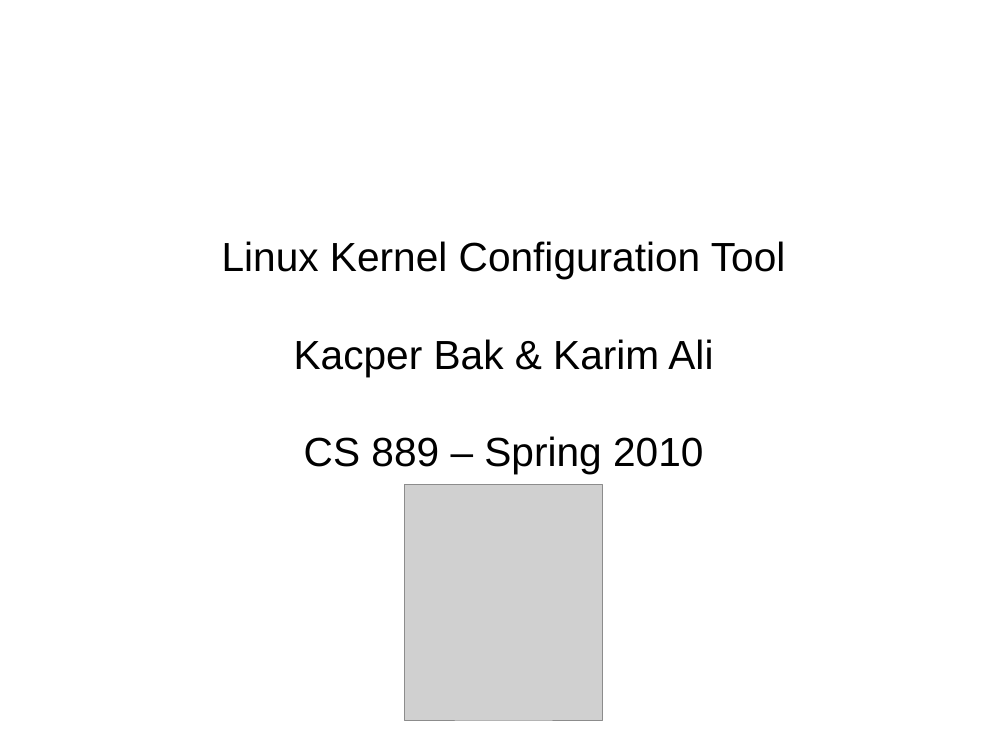
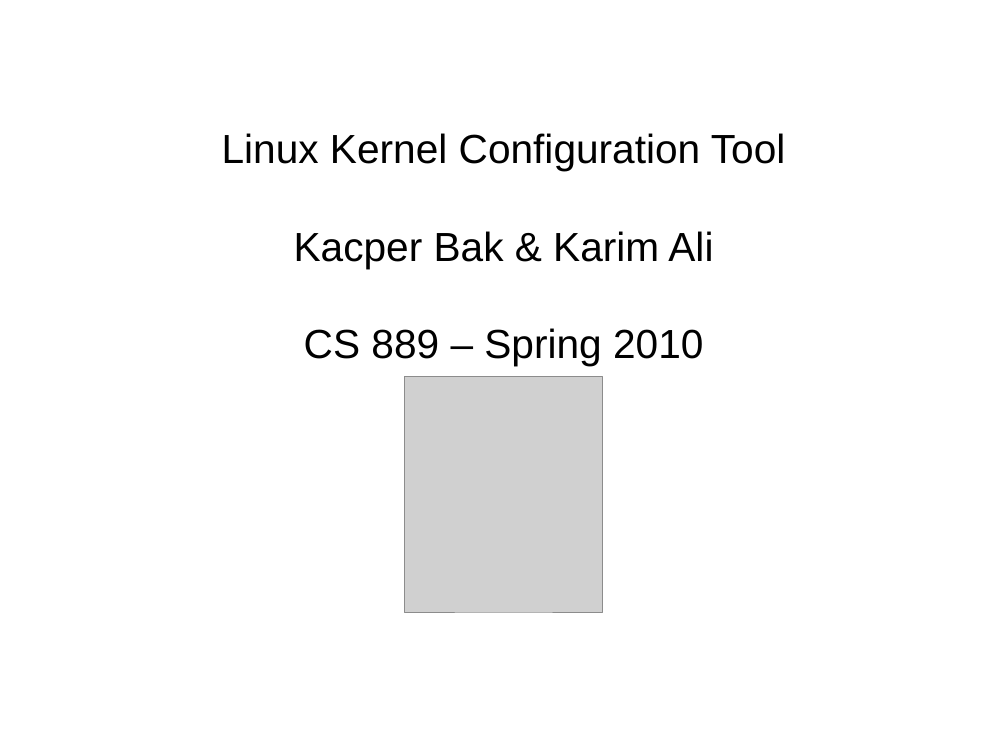
Before and after one commit to kbak/lkc, a slide deck: slide 1 of presentation/lkc.odp. Drawn at 1008x756 pixels with LibreOffice and Linux fonts; fonts in the diff are those of the drawing; grey boxes stand for pictures. Boxes give left, top, right and bottom in pixels: in the first picture for what was removed or moved away, otherwise in the second. Text is boxed around its words. In the diff, an @@ line names an element or a change of style, - is before the commit and + after.

```diff
--- a/presentation/lkc.odp
+++ b/presentation/lkc.odp
@@ subtitle "Linux Kernel Configuration Tool": place and size @@
-subtitle "Linux Kernel Configuration Tool" at (222, 241, 786, 474)
+subtitle "Linux Kernel Configuration Tool" at (222, 133, 786, 366)
@@ picture: place and size @@
-picture at (405, 485, 604, 720)
+picture at (405, 377, 604, 612)
```
Also in this commit, not shown: 5 other slides changed, 1 slide added, 1 other file.
